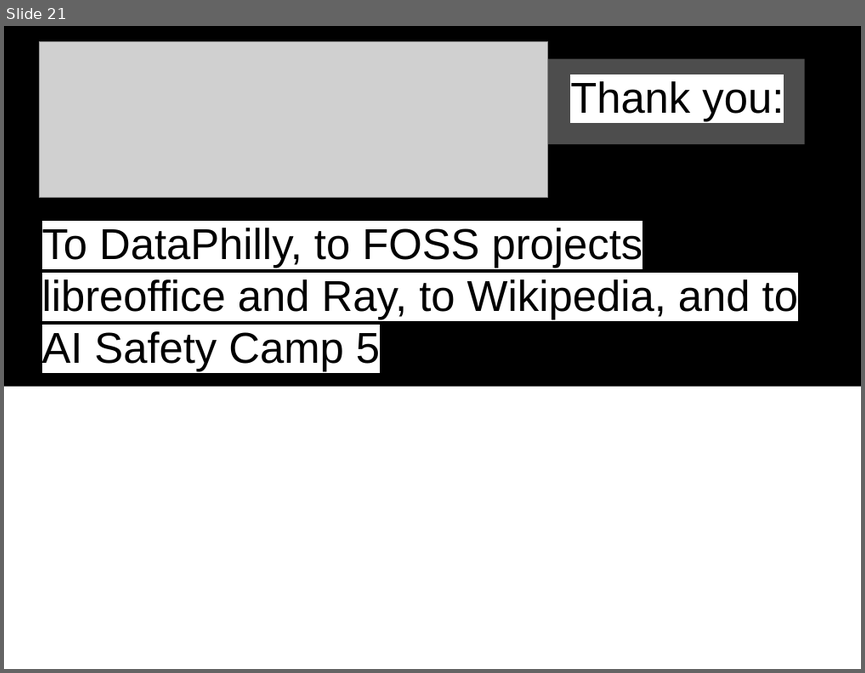
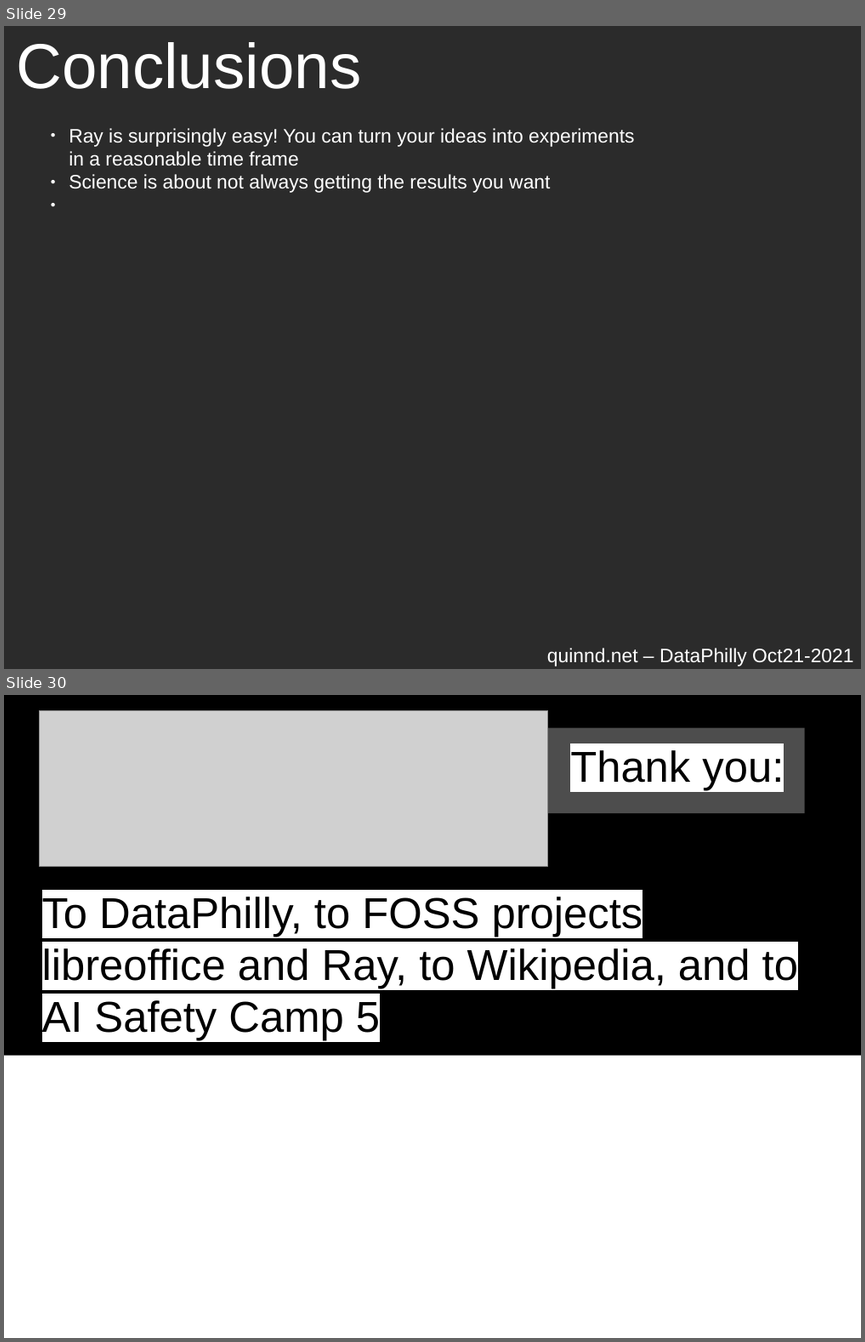
Before and after one commit to quinn-dougherty/marl-cpr-dataphilly-talk, a slide deck: marl-cpr-talk.odp. Shown one above the other, each under a label of ours: slide 21 before the commit, slides 29 and 30 after it. The pictures are 865x673 and 865x1342 pixels, drawn with LibreOffice and Linux fonts; fonts in the diff are those of the drawing; grey boxes stand for pictures; background and template pictures are left out; a plain dark background stands for a picture behind light text. Boxes give left, top, right and bottom in pixels: in the first picture for what was removed or moved away, otherwise in the second. Text is boxed around its words. In the diff, an @@ line names an element or a change of style, - is before the commit and + after.

Commit message:
slides just about done

```diff
--- a/marl-cpr-talk.odp
+++ b/marl-cpr-talk.odp
@@ slide 29 added at (4,26,861,669), background picture (left out) @@
@@ title added at (16,42,361,89), 58.7 pt, text #FFFFFF @@
+Conclusions
@@ text added at (69,128,634,193), 18 pt, text #FFFFFF @@
+● Ray is surprisingly easy! You can turn your ideas into experiments in a reasonable time frame
+● Science is about not always getting the results you want
@@ text added at (547,647,853,666), 18 pt, text #FFFFFF @@
+quinnd.net – DataPhilly Oct21-2021
@@ what was slide 21 is now slide 30 @@
```
Also in this commit, not shown: 3 slides changed, 8 other slides added, 2 other files.
